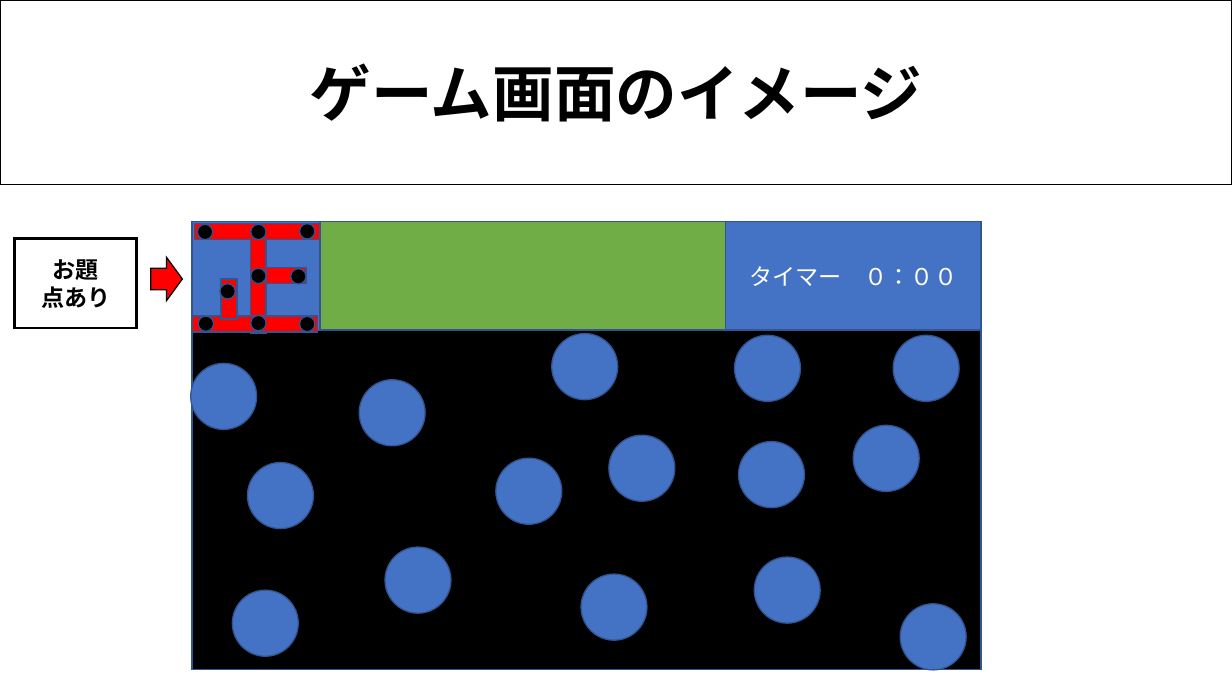
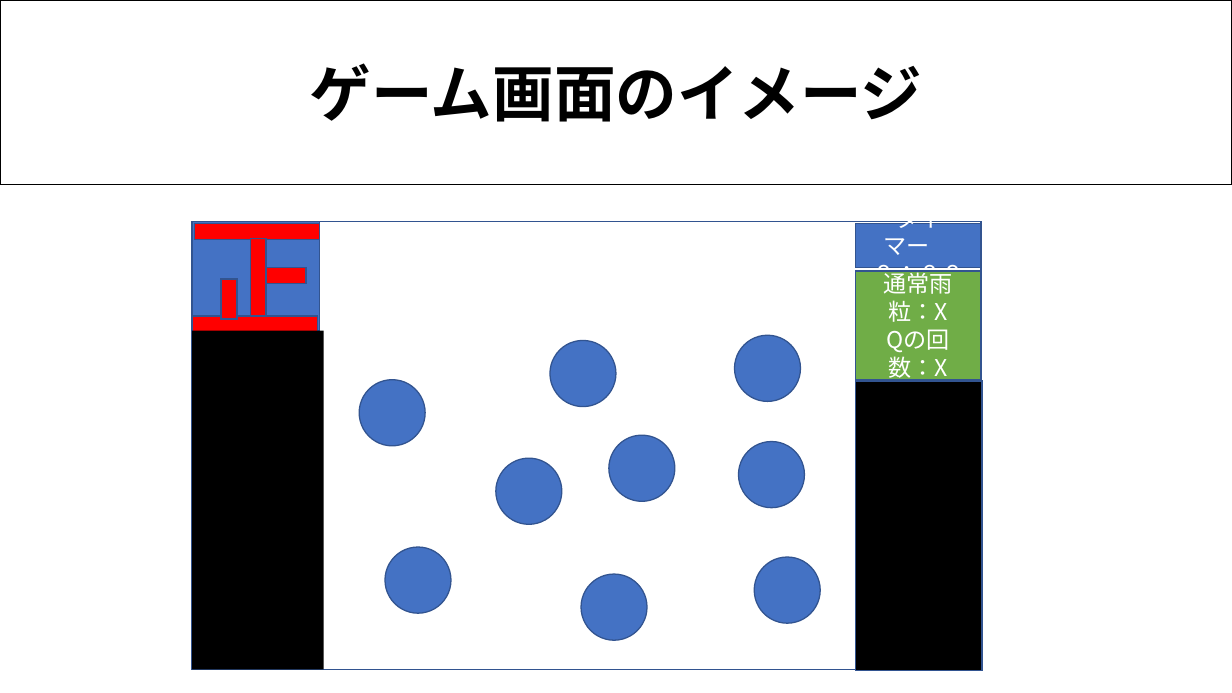
Before and after one commit to 2025Game/12Yamamoto, a slide deck: slide 14 of 3DLV3/Plam/雨粒を使って描く.pptx (slide 12 before the commit). Drawn at 1232x693 pixels with LibreOffice and Linux fonts; fonts in the diff are those of the drawing. Boxes give left, top, right and bottom in pixels: in the first picture for what was removed or moved away, otherwise in the second. Text is boxed around its words. In the diff, an @@ line names an element or a change of style, - is before the commit and + after.

```diff
--- a/3DLV3/Plam/雨粒を使って描く.pptx
+++ b/3DLV3/Plam/雨粒を使って描く.pptx
@@ rectangle removed at (15, 238, 137, 328) @@
-お題
-点あり
@@ rectangle at (192, 222, 982, 670): fill #000000 to #FFFFFF @@
@@ ellipse removed at (198, 225, 213, 240) @@
@@ ellipse removed at (250, 225, 266, 240) @@
@@ ellipse removed at (299, 224, 315, 239) @@
@@ rectangle removed at (321, 222, 726, 331) @@
@@ rectangle "タイマー ０：００": place and size @@
-rectangle "タイマー ０：００" at (726, 222, 982, 330)
+rectangle "タイマー ０：００" at (856, 224, 982, 268)
@@ right arrow removed at (151, 258, 182, 301) @@
@@ ellipse removed at (250, 268, 266, 284) @@
@@ ellipse removed at (291, 269, 307, 285) @@
@@ ellipse removed at (220, 284, 236, 299) @@
@@ rectangle added at (856, 271, 982, 380), fill #70AD47, outline #325491 1 pt, 18 pt, text #FFFFFF @@
+通常雨粒：X
+Qの回数：X
@@ ellipse removed at (199, 316, 214, 332) @@
@@ ellipse removed at (250, 315, 266, 331) @@
@@ ellipse removed at (299, 316, 315, 332) @@
@@ rectangle added at (192, 331, 323, 670), fill #000000 @@
@@ ellipse: place and size @@
-ellipse at (552, 334, 617, 400)
+ellipse at (550, 340, 616, 407)
@@ ellipse removed at (894, 335, 959, 402) @@
@@ ellipse removed at (190, 363, 256, 430) @@
@@ rectangle added at (856, 381, 982, 670), fill #000000, outline #325491 1 pt @@
@@ ellipse removed at (853, 425, 919, 492) @@
@@ ellipse removed at (248, 463, 313, 530) @@
@@ ellipse removed at (232, 591, 298, 657) @@
@@ ellipse removed at (900, 604, 966, 670) @@
```
Also in this commit, not shown: 10 other slides changed, 3 slides added, 1 slide removed, 11 other files.
